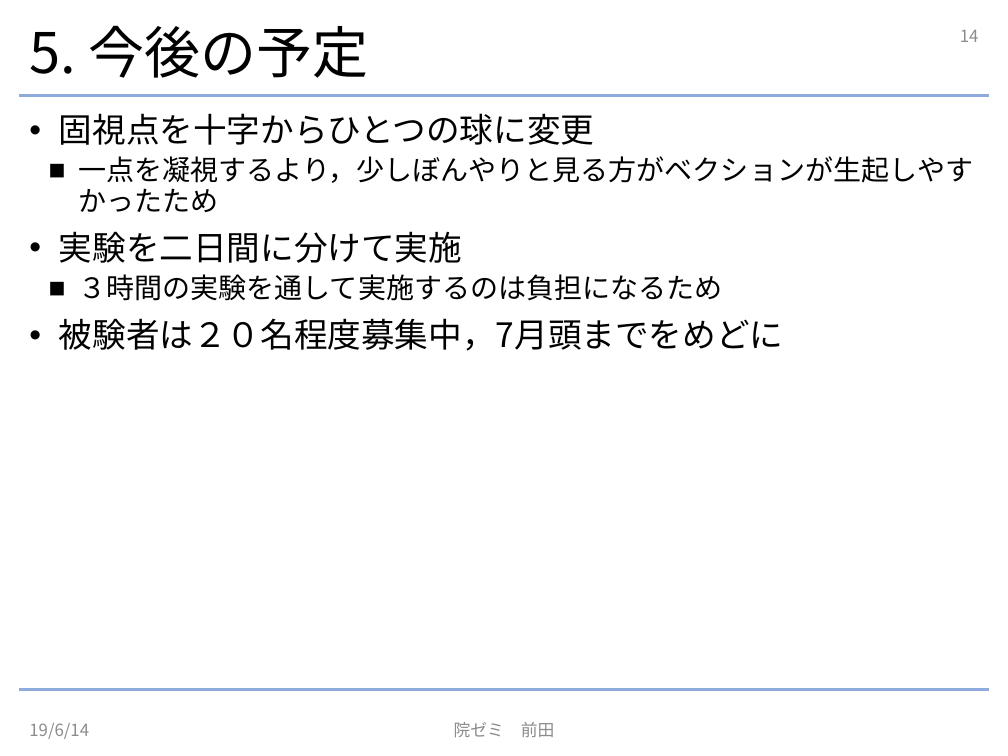
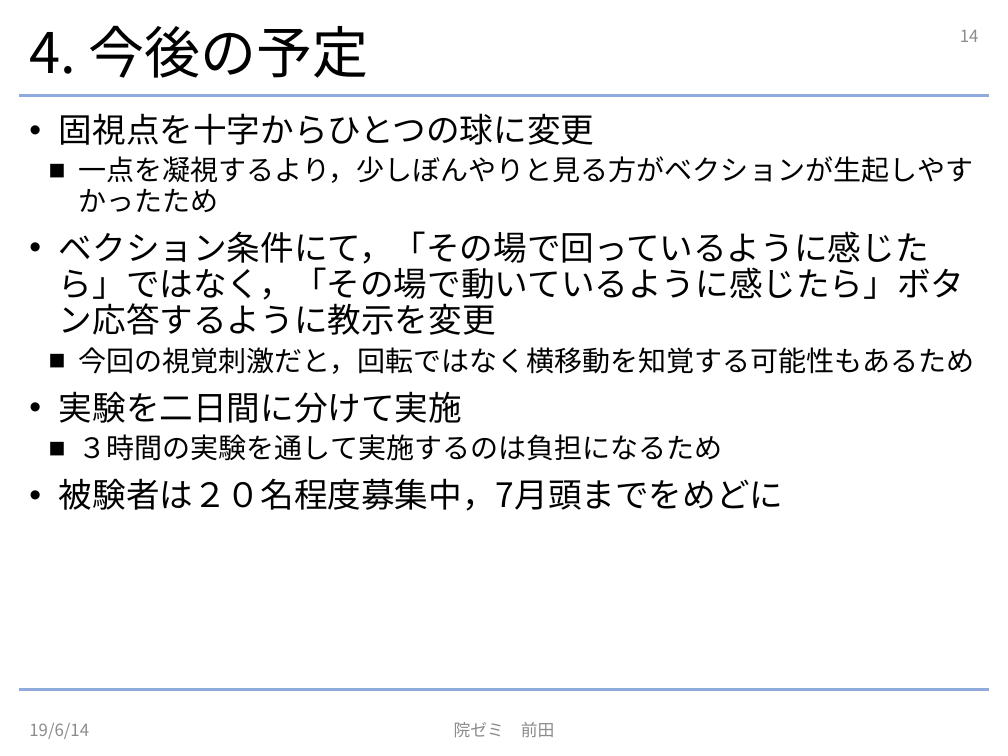
Before and after one commit to NephilimK/insemi190614, a slide deck: slide 14 of InSemi190614.pptx. Drawn at 1008x756 pixels with LibreOffice and Linux fonts; fonts in the diff are those of the drawing. Boxes give left, top, right and bottom in pixels: in the first picture for what was removed or moved away, otherwise in the second. Text is boxed around its words. In the diff, an @@ line names an element or a change of style, - is before the commit and + after.

```diff
--- a/InSemi190614.pptx
+++ b/InSemi190614.pptx
@@ title at [29,25,369,78]: text changed @@
-5. 今後の予定
+4. 今後の予定
@@ text at [59,231,974,374]: paragraphs added @@
+• ベクション条件にて，「その場で回っているように感じたら」ではなく，「その場で動いているように感じたら」ボタン応答するように教示を変更
+  ■ 今回の視覚刺激だと，回転ではなく横移動を知覚する可能性もあるため
```
Also in this commit, not shown: 9 other slides changed, 1 other file.
